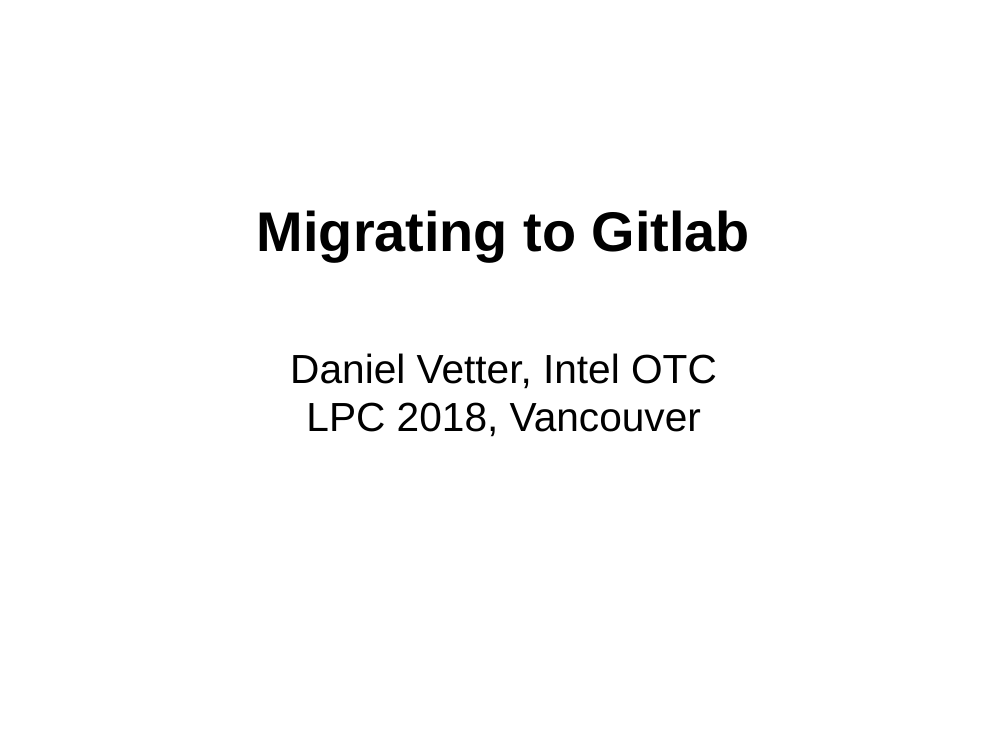
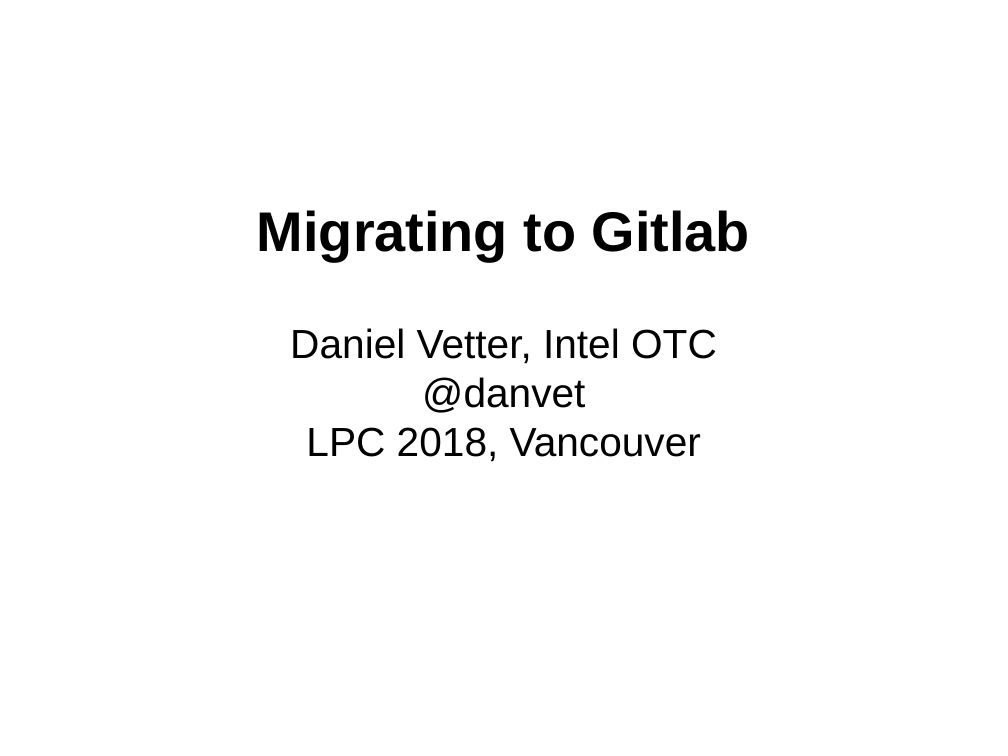
Before and after one commit to danvet/danvet.github.io, a slide deck: slide 1 of slides/lpc-2018-gitlab.odp. Drawn at 1008x756 pixels with LibreOffice and Linux fonts; fonts in the diff are those of the drawing. Boxes give left, top, right and bottom in pixels: in the first picture for what was removed or moved away, otherwise in the second. Text is boxed around its words. In the diff, an @@ line names an element or a change of style, - is before the commit and + after.

Commit message:
Update slides for lpc talk

```diff
--- a/slides/lpc-2018-gitlab.odp
+++ b/slides/lpc-2018-gitlab.odp
@@ subtitle at [422,377,585,413]: paragraph added @@
+@danvet
```
Also in this commit, not shown: 1 other file.
